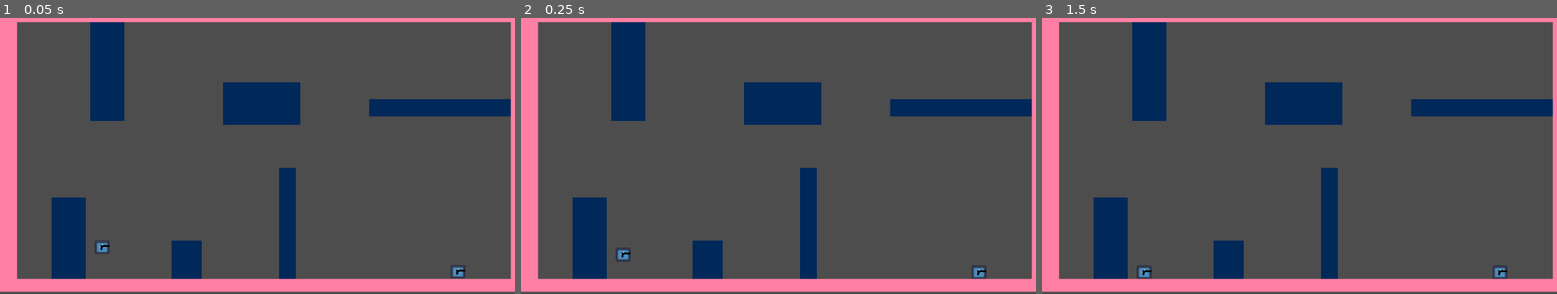
Above: before the commit, frames 1-3 (left to right).
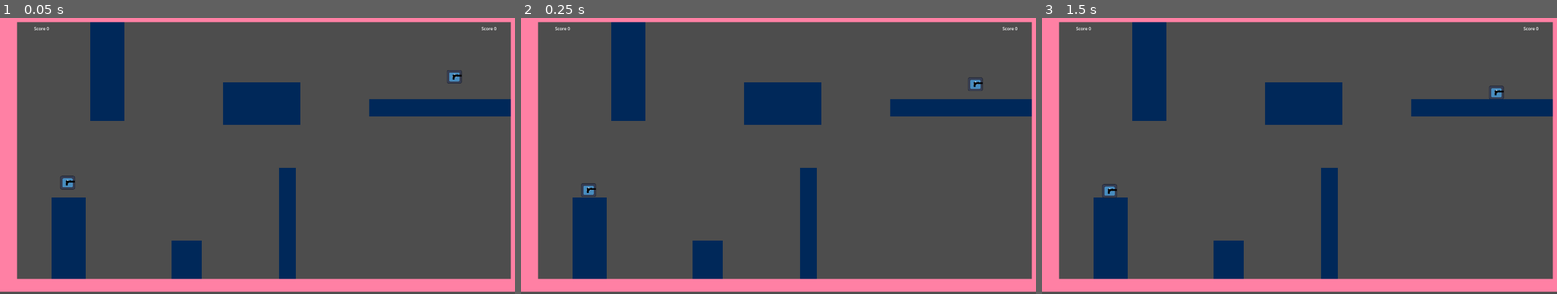
Above: after the commit, the same moments.

Repository: TK-ool/godot-fighting-game
Game: Godot game, scene res://scenen/Level.tscn
The game is run twice, just before and just after one commit, with the same random seed, the same clock (stepped at 60 frames per second) and the same inputs. The engine's default icon, where the game draws it, is replaced by a stand-in: a white triangle on a blue panel in a dark square.
Inputs:
- Up to frame 1 (0.05 s): no input
- Up to frame 2 (0.25 s): no input
- Up to frame 3 (1.5 s): tap Enter at 1.25 s

The runs differ from the first frame. In frame 1, 0.4% of the frame differs, in the area x 6-97%, y 3-95%; in frame 2, 0.4%; in frame 3, 0.4%.

Commit message:
Player score + player spawner

Diff:
--- a/Ressources/HealthRessource.gd
+++ b/Ressources/HealthRessource.gd
@@ -4,8 +4,8 @@
 signal died
 signal hit
 
-@export var max_health: int = 100
-@export var current_health: int = 100
+@export var max_health: int = 10
+@export var current_health: int = 10
 
 #This handles the Health Data for a player
 func _init() -> void:
--- a/project.godot
+++ b/project.godot
@@ -15,10 +15,19 @@
 config/features=PackedStringArray("4.6", "GL Compatibility")
 config/icon="res://Texturen/icon.svg"
 
+[autoload]
+
+Global="*uid://xaet4fo6udxo"
+
 [display]
 
 window/size/viewport_width=1920
 window/size/viewport_height=1080
+
+[global_group]
+
+Player_0="Spieler Nr.1"
+Player_1="Spieler Nr.2"
 
 [input]
 
--- /dev/null
+++ b/scenen/HUD.tscn
@@ -0,0 +1,29 @@
+[gd_scene format=3 uid="uid://ckdfglkmtwi0o"]
+
+[ext_resource type="Script" uid="uid://cdhntnen0l5i8" path="res://scripts/HUD.gd" id="1_vmfms"]
+
+[node name="Score" type="Control" unique_id=1181961140]
+z_index = 5
+layout_mode = 3
+anchors_preset = 15
+anchor_right = 1.0
+anchor_bottom = 1.0
+grow_horizontal = 2
+grow_vertical = 2
+script = ExtResource("1_vmfms")
+
+[node name="Score_P1" type="Label" parent="." unique_id=1645693211]
+layout_mode = 0
+offset_left = 127.0
+offset_top = 76.0
+offset_right = 202.0
+offset_bottom = 99.0
+text = "Score 999"
+
+[node name="Score_P2" type="Label" parent="." unique_id=1270059123]
+layout_mode = 0
+offset_left = 1795.0
+offset_top = 76.0
+offset_right = 1870.0
+offset_bottom = 99.0
+text = "Score 999"
--- a/scenen/Level.tscn
+++ b/scenen/Level.tscn
@@ -1,8 +1,8 @@
 [gd_scene format=4 uid="uid://dlr1yhmdr3wkh"]
 
-[ext_resource type="PackedScene" uid="uid://bvxsg7v8yfy1s" path="res://scenen/Player.tscn" id="2_b17pj"]
-[ext_resource type="Resource" uid="uid://b3465kr4w7nqo" path="res://Ressources/instantiated/PlayerHealth.tres" id="2_qs5kr"]
 [ext_resource type="Texture2D" uid="uid://cj2ri5w6jjek2" path="res://Texturen/TileMapTesting.png" id="3_qs5kr"]
+[ext_resource type="PackedScene" uid="uid://ckdfglkmtwi0o" path="res://scenen/HUD.tscn" id="4_j4ie4"]
+[ext_resource type="PackedScene" uid="uid://cwnre3mgoorog" path="res://scenen/Player_Spawner.tscn" id="5_rpce8"]
 
 [sub_resource type="TileSetAtlasSource" id="TileSetAtlasSource_j4ie4"]
 texture = ExtResource("3_qs5kr")
@@ -21,16 +21,16 @@
 
 [node name="Level" type="Node2D" unique_id=1338423698]
 
-[node name="CharacterBody2D" parent="." unique_id=1404308864 instance=ExtResource("2_b17pj")]
-position = Vector2(382, 904)
-health_data = ExtResource("2_qs5kr")
-
-[node name="CharacterBody2D2" parent="." unique_id=945483878 instance=ExtResource("2_b17pj")]
-position = Vector2(1708, 996)
-health_data = ExtResource("2_qs5kr")
-device = 1
-
 [node name="TileMapLayer" type="TileMapLayer" parent="." unique_id=1516771537]
 z_index = 1
 tile_map_data = PackedByteArray("AAAAAEAAAAABAAIAAAABAEAAAAABAAIAAAACAEAAAAABAAIAAAADAEAAAAABAAIAAAAEAEAAAAABAAIAAAAFAE …(34416 unchanged characters)…
 tile_set = SubResource("TileSet_rpce8")
+
+[node name="Score" parent="." unique_id=1181961140 instance=ExtResource("4_j4ie4")]
+
+[node name="PlayerSpawner" parent="." unique_id=1409022632 instance=ExtResource("5_rpce8")]
+position = Vector2(253, 663)
+
+[node name="PlayerSpawner2" parent="." unique_id=1010258943 instance=ExtResource("5_rpce8")]
+position = Vector2(1695, 267)
+device = 1
--- a/scenen/Player.tscn
+++ b/scenen/Player.tscn
@@ -1,8 +1,13 @@
 [gd_scene format=3 uid="uid://bvxsg7v8yfy1s"]
 
 [ext_resource type="Script" uid="uid://cw6rbeb0qe85y" path="res://scripts/Player.gd" id="1_kpjcp"]
+[ext_resource type="Script" uid="uid://bnuilhtjbnplk" path="res://Ressources/HealthRessource.gd" id="2_a36lp"]
 [ext_resource type="Texture2D" uid="uid://2pbnskmf7qj7" path="res://Texturen/icon.svg" id="2_kne1u"]
 [ext_resource type="PackedScene" uid="uid://g64rmryrtbx8" path="res://scenen/gun.tscn" id="3_kne1u"]
+
+[sub_resource type="Resource" id="Resource_a36lp"]
+script = ExtResource("2_a36lp")
+metadata/_custom_type_script = "uid://bnuilhtjbnplk"
 
 [sub_resource type="RectangleShape2D" id="RectangleShape2D_e80uo"]
 size = Vector2(55, 51)
@@ -10,8 +15,9 @@
 [sub_resource type="RectangleShape2D" id="RectangleShape2D_rratb"]
 size = Vector2(39, 36)
 
-[node name="CharacterBody2D" type="CharacterBody2D" unique_id=1404308864]
+[node name="Player" type="CharacterBody2D" unique_id=1404308864]
 script = ExtResource("1_kpjcp")
+health_data = SubResource("Resource_a36lp")
 
 [node name="Sprite2D" type="Sprite2D" parent="." unique_id=500274965]
 z_index = 1
--- /dev/null
+++ b/scenen/Player_Spawner.tscn
@@ -0,0 +1,8 @@
+[gd_scene format=3 uid="uid://cwnre3mgoorog"]
+
+[ext_resource type="Script" uid="uid://b0jo752qa44t0" path="res://scripts/player_spawner.gd" id="1_x1t1c"]
+
+[node name="PlayerSpawner" type="Node2D" unique_id=1409022632]
+script = ExtResource("1_x1t1c")
+
+[node name="Marker2D" type="Marker2D" parent="." unique_id=1807769857]
--- /dev/null
+++ b/scripts/Global.gd
@@ -0,0 +1,6 @@
+extends Node
+
+
+var Score_P1 := 0
+var Score_P2 := 0
+var set_player := 0
--- /dev/null
+++ b/scripts/HUD.gd
@@ -0,0 +1,9 @@
+extends Control
+@onready var score_p_1: Label = $Score_P1
+@onready var score_p_2: Label = $Score_P2
+
+
+func _process(_delta: float) -> void:
+
+	score_p_1.text = "Score " + str(Global.Score_P1)
+	score_p_2.text = "Score " + str(Global.Score_P2)
--- a/scripts/Player.gd
+++ b/scripts/Player.gd
@@ -2,6 +2,7 @@
 
 
 signal device_id(player_id:int)
+signal player_respawn (player_name: String)
 
 const SPEED = 300.0
 const JUMP_VELOCITY = -600.0
@@ -28,7 +29,7 @@
 
 
 @export var health_data: HealthResource
-@export var device : int = 0
+var device : int
 var deadzone : float = 0.2
 
 
@@ -70,9 +71,13 @@
 	move_and_slide()
 	dash(delta)
 	jumps()
+
 func _ready() -> void:
 	device_id.emit(device)
 	health_data = health_data.duplicate()
+	health_data.died.connect(died_)
+	add_to_group("Player_%d" % device)
+
 
 
 func dash(delta: float) -> void:
@@ -129,3 +134,15 @@
 	if area.is_in_group("bullet"):
 		health_data.take_damage(area.damage)
 		area.queue_free()
+
+func died_():
+	if self.is_in_group("Player_0"):
+		Global.Score_P1 += 1
+		player_respawn.emit("Player_0")
+
+	if self.is_in_group("Player_1"):
+		Global.Score_P2 += 1
+		player_respawn.emit("Player_1")
+
+
+	self.queue_free()
--- a/scripts/gun.gd
+++ b/scripts/gun.gd
@@ -20,6 +20,7 @@
 var target_angle: float
 
 func _process(_delta: float) -> void:
+
 
 	decrease_cooldown(_delta)
 
@@ -74,3 +75,6 @@
 func _on_character_body_2d_device_id(player_id: int) -> void:
 	print("Signal erhalten", player_id)
 	player_ID = player_id
+
+func signal_erhalten():
+	print("signal in gun erhalten")
--- /dev/null
+++ b/scripts/player_spawner.gd
@@ -0,0 +1,19 @@
+extends Node2D
+
+var player_scene = preload("res://scenen/Player.tscn")
+
+@export var player_name_: String
+@export var device:int
+
+func _ready() -> void:
+	playerrespawn(player_name_)
+
+
+
+
+func playerrespawn(_player_name: String):
+		var new_player = player_scene.instantiate()
+		new_player.device = device
+		new_player.position = position
+		get_parent().add_child.call_deferred(new_player)
+		new_player.player_respawn.connect(playerrespawn)
Not shown, added: scripts/Global.gd.uid
Not shown, added: scripts/HUD.gd.uid
Not shown, added: scripts/player_spawner.gd.uid
